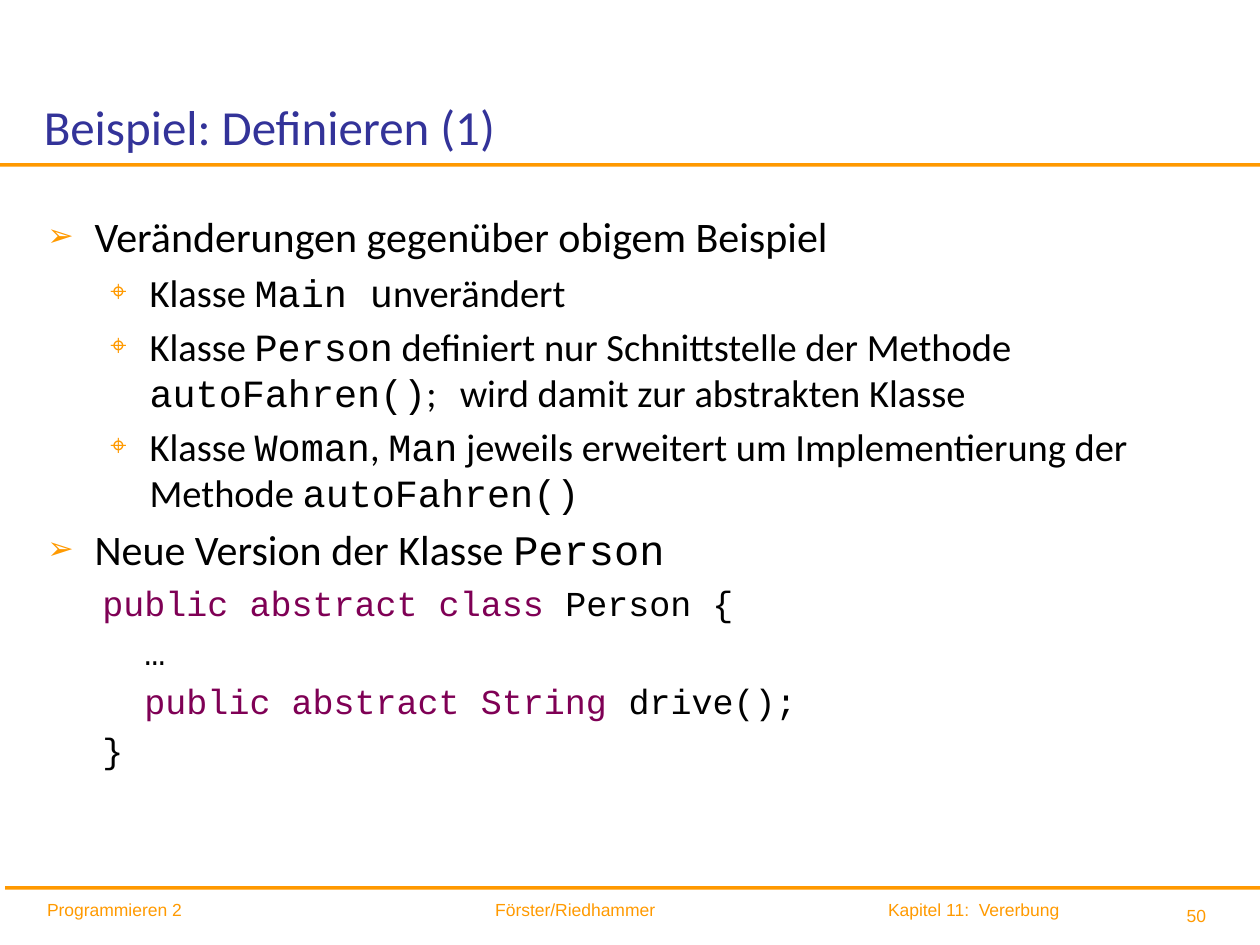
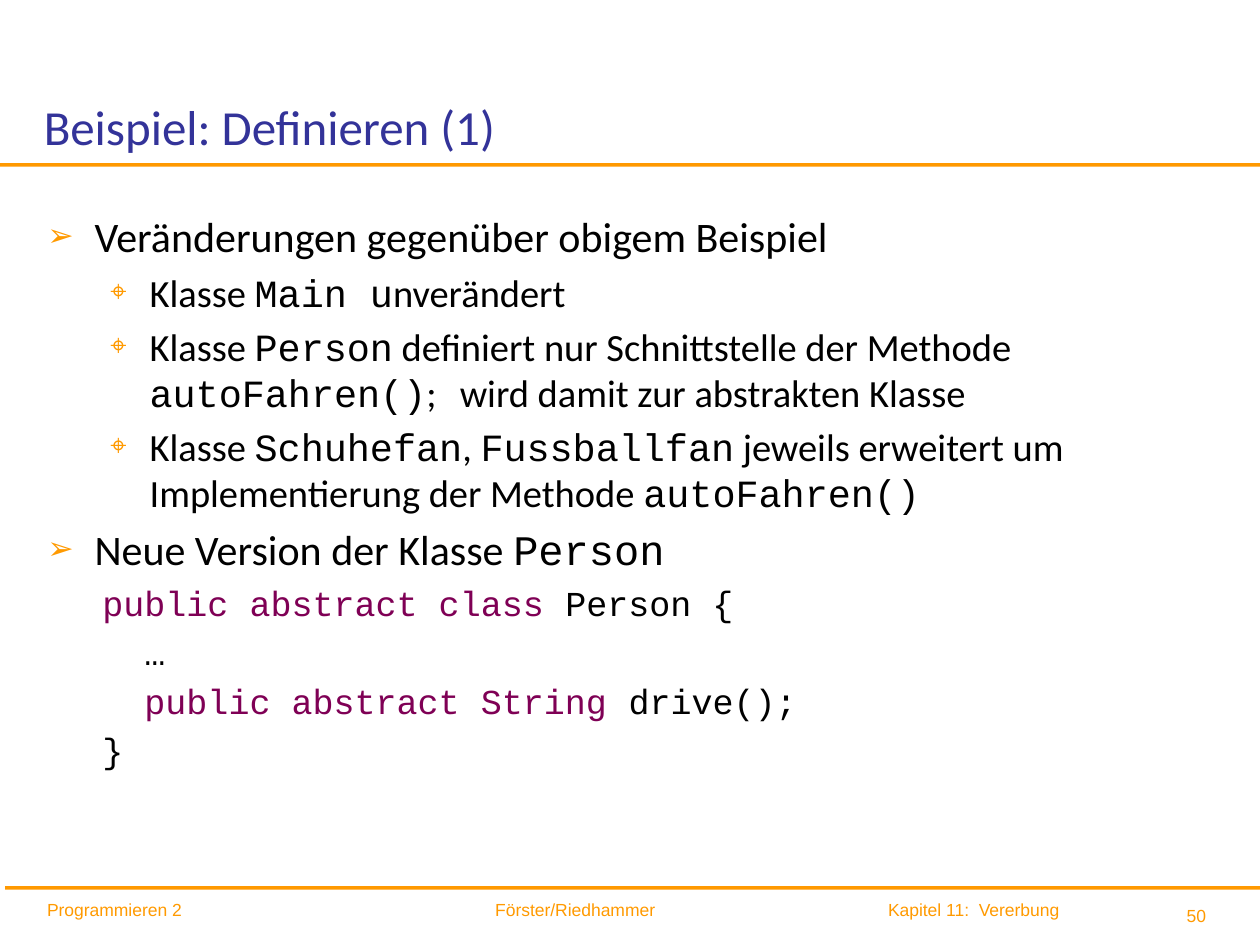
Before and after one commit to ingexue/hsro-wif-oop.github.io, a slide deck: slide 50 of 11-vererbung/vererbung.pptx. Drawn at 1260x945 pixels with LibreOffice and Linux fonts; fonts in the diff are those of the drawing; background and template pictures are left out. Boxes give left, top, right and bottom in pixels: in the first picture for what was removed or moved away, otherwise in the second. Text is boxed around its words. In the diff, an @@ line names an element or a change of style, - is before the commit and + after.

Commit message:
Klassen umbenannt

```diff
--- a/11-vererbung/vererbung.pptx
+++ b/11-vererbung/vererbung.pptx
@@ text at (x1=150, y1=433, x2=1064, y2=515): text changed @@
-  ⌖ Klasse Woman, Man jeweils erweitert um Implementierung der Methode autoFahren()
+  ⌖ Klasse Schuhefan, Fussballfan jeweils erweitert um Implementierung der Methode autoFahren()
```
Also in this commit, not shown: 29 other slides changed, 2 other files.
